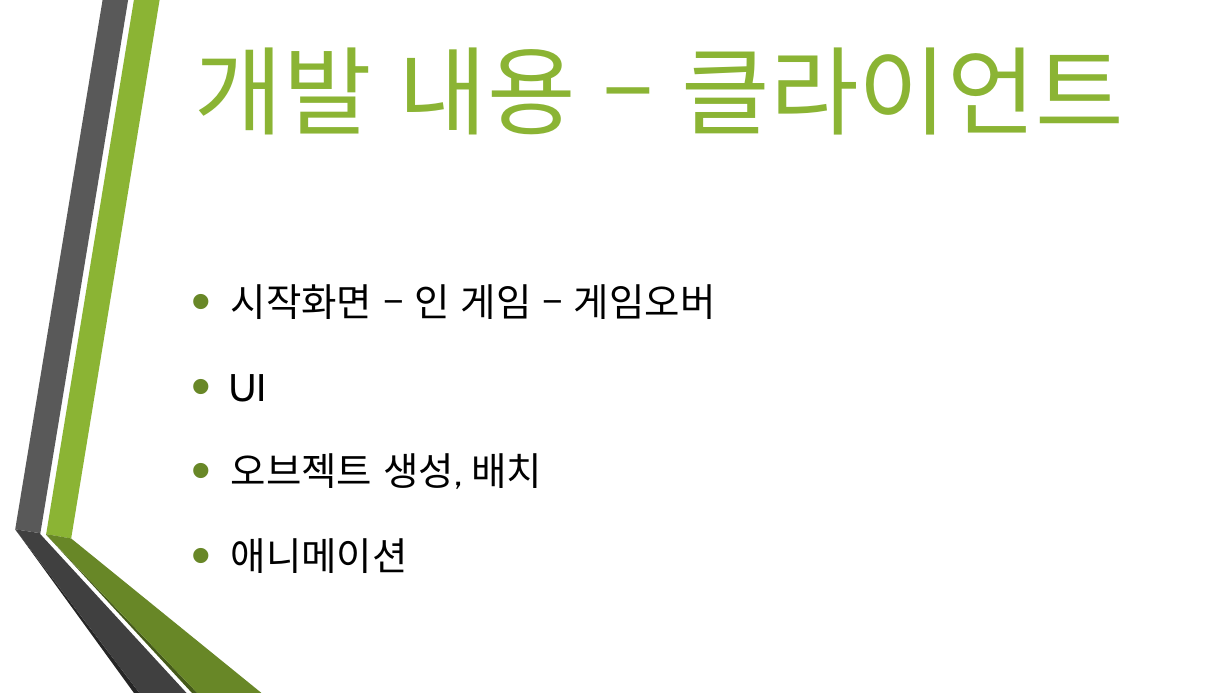
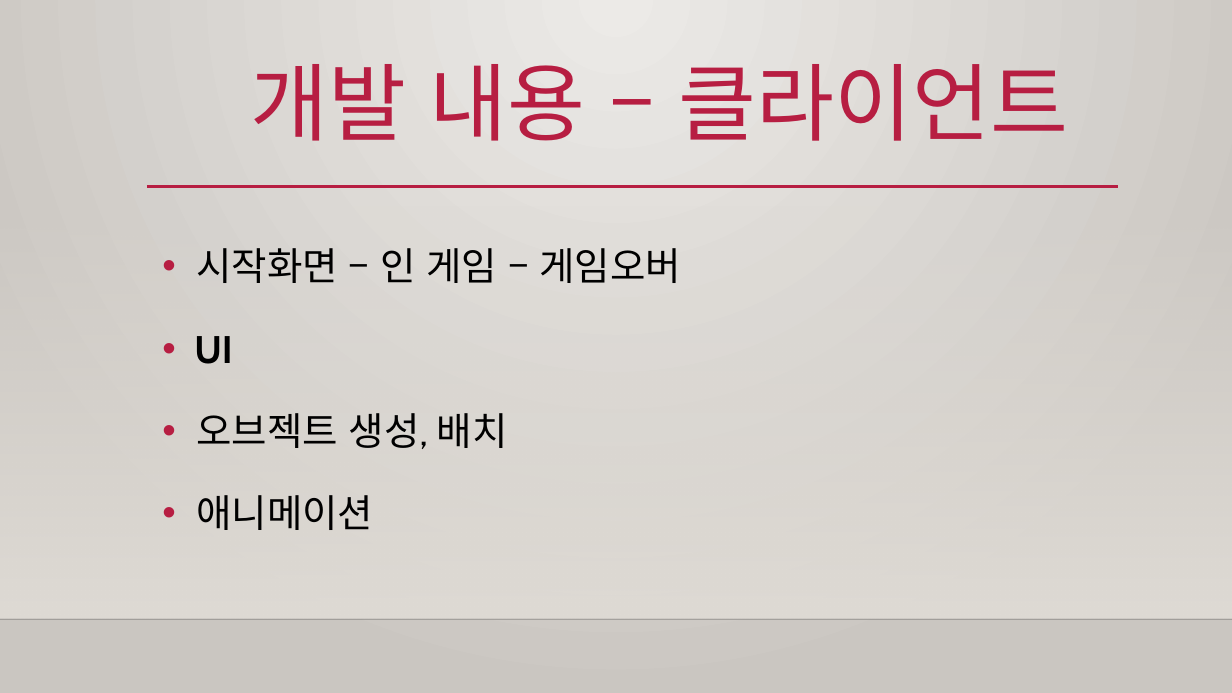
Before and after one commit to jeongHooon/Jungle-War, a slide deck: slide 5 of Jungle War 박정훈 신상우 이수진 이병철.pptx. Drawn at 1232x693 pixels with LibreOffice and Linux fonts; fonts in the diff are those of the drawing; background and template pictures are left out. Boxes give left, top, right and bottom in pixels: in the first picture for what was removed or moved away, otherwise in the second. Text is boxed around its words. In the diff, an @@ line names an element or a change of style, - is before the commit and + after.

```diff
--- a/Jungle War 박정훈 신상우 이수진 이병철.pptx
+++ b/Jungle War 박정훈 신상우 이수진 이병철.pptx
@@ background picture (left out) to gradient #ECEAE7 to #CAC7C1 @@
@@ text "개발 내용 – 클라이언트": place and size @@
-text "개발 내용 – 클라이언트" at (195, 47, 1125, 135)
+text "개발 내용 – 클라이언트" at (250, 64, 1069, 141)
@@ text "개발 내용 – 클라이언트" at (250, 64, 1069, 141): size 75 to 66 pt, text colour #8BB434 to #B71E42 @@
@@ rectangle added at (0, 204, 1232, 619), fill gradient #DFDBD5 @@
@@ line added from (147, 187) to (1118, 187), #B71E42 2.5 pt @@
@@ text "시작화면 – 인 게임 – ...": place and size @@
-text "시작화면 – 인 게임 – ..." at (229, 284, 716, 573)
+text "시작화면 – 인 게임 – ..." at (194, 248, 682, 530)
@@ text "시작화면 – 인 게임 – ..." at (194, 248, 682, 530): bold on in "UI"; indent changed; less space between paragraphs; bullet colour #688727 to #B71E42; vertical alignment middle to top @@
@@ group removed at (15, 0, 262, 693): 6 freeform shapes @@
@@ line added from (0, 619) to (1232, 619), #000001 1 pt @@
```
Also in this commit, not shown: 10 other slides changed.
